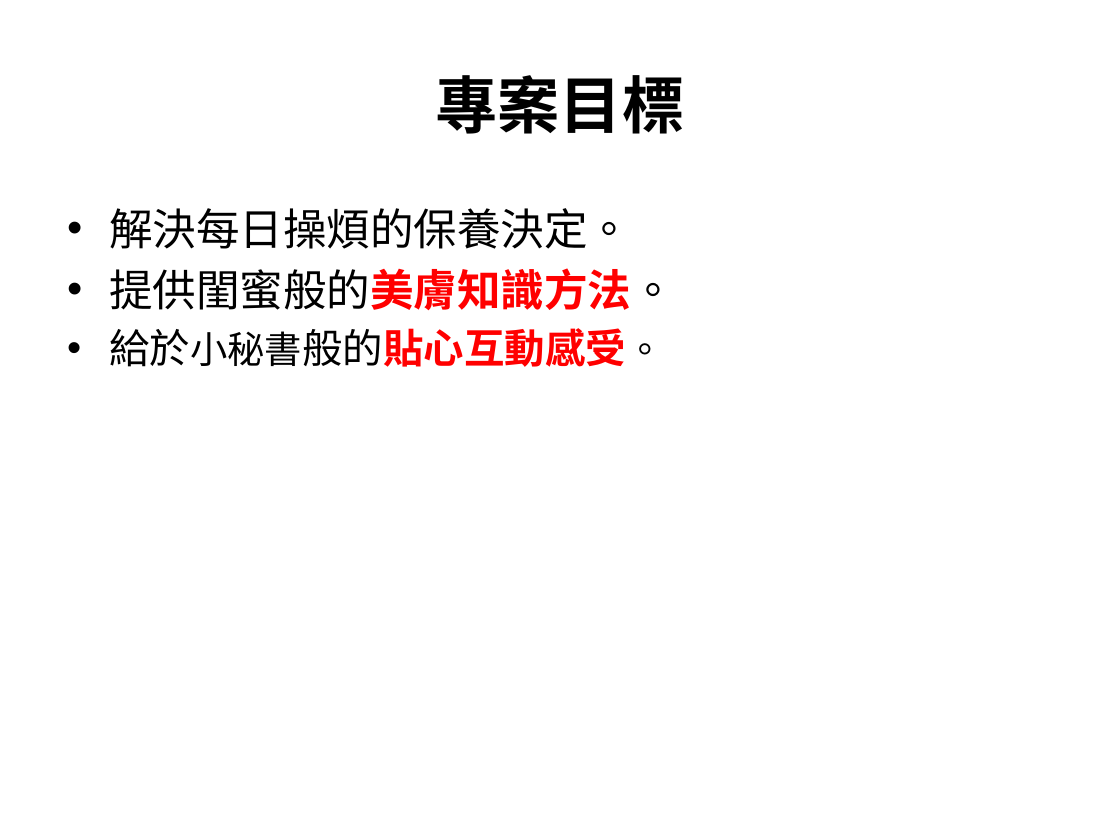
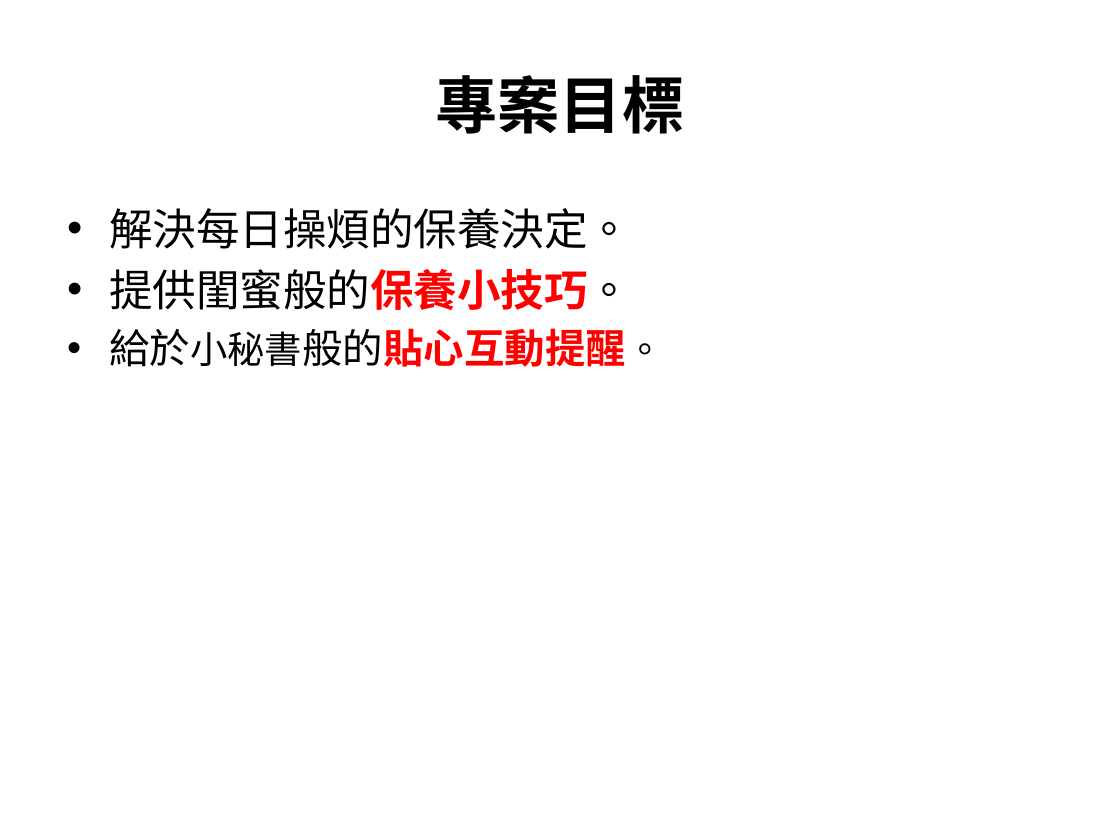
Before and after one commit to poan0627/108_SM_Team4, a slide deck: slide 3 of 軟體品質管理期中專案報告_team4.pptx. Drawn at 1120x840 pixels with LibreOffice and Linux fonts; fonts in the diff are those of the drawing. Boxes give left, top, right and bottom in pixels: in the first picture for what was removed or moved away, otherwise in the second. Text is boxed around its words. In the diff, an @@ line names an element or a change of style, - is before the commit and + after.

```diff
--- a/軟體品質管理期中專案報告_team4.pptx
+++ b/軟體品質管理期中專案報告_team4.pptx
@@ text at box(109, 269, 663, 367): text changed @@
-• 提供閨蜜般的美膚知識方法。
-• 給於小秘書般的貼心互動感受。
+• 提供閨蜜般的保養小技巧。
+• 給於小秘書般的貼心互動提醒。
```
Also in this commit, not shown: 7 other slides changed, 3 other files.
